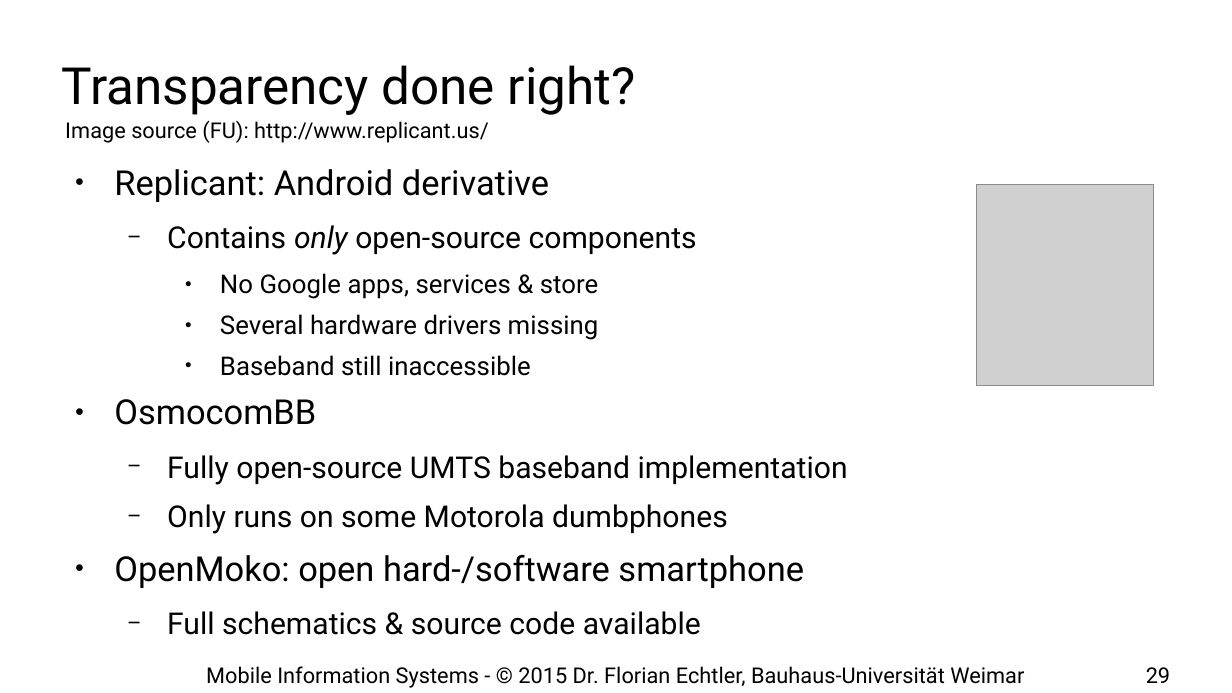
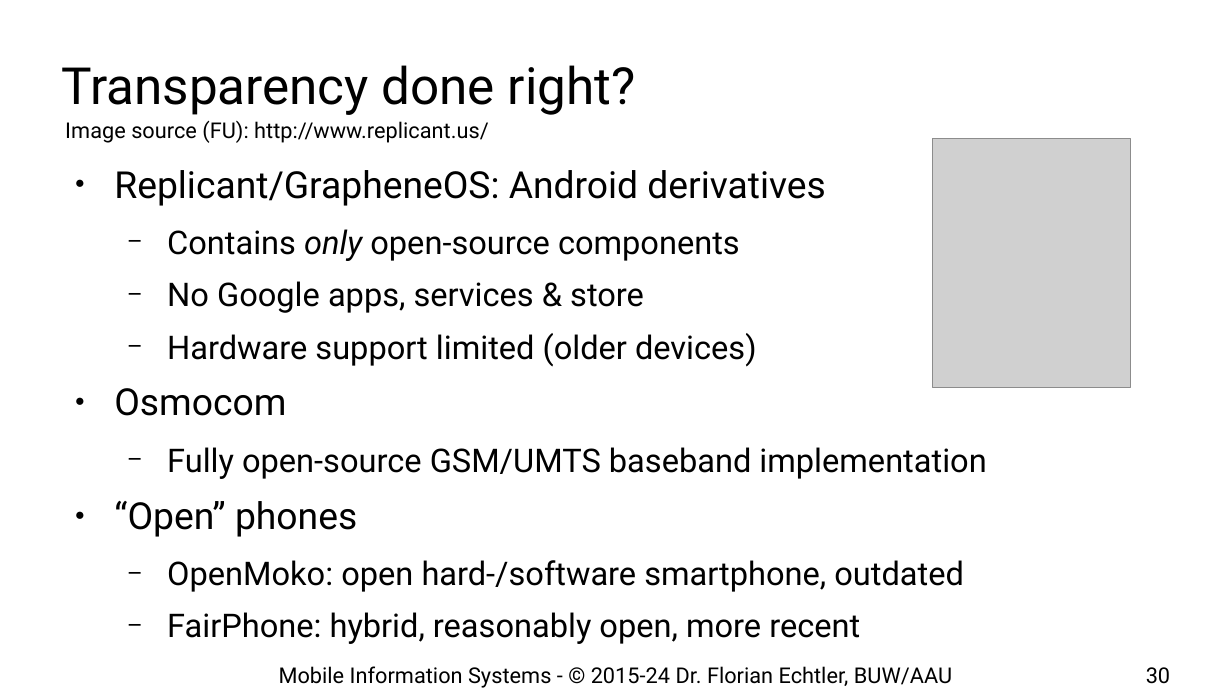
Before and after one commit to floe/mobile-information-systems, a slide deck: slide 30 of 07-privacy-security.odp (slide 29 before the commit). Drawn at 1232x693 pixels with LibreOffice and Linux fonts; fonts in the diff are those of the drawing; grey boxes stand for pictures; background and template pictures are left out. Boxes give left, top, right and bottom in pixels: in the first picture for what was removed or moved away, otherwise in the second. Text is boxed around its words. In the diff, an @@ line names an element or a change of style, - is before the commit and + after.

```diff
--- a/07-privacy-security.odp
+++ b/07-privacy-security.odp
@@ picture: place and size @@
-picture at bbox=[977, 184, 1154, 386]
+picture at bbox=[934, 139, 1131, 387]
@@ text at bbox=[114, 170, 825, 206]: text changed; size 22.2 to 24 pt @@
-● Replicant: Android derivative
+● Replicant/GrapheneOS: Android derivatives
@@ text at bbox=[167, 229, 740, 313]: size 19.4 to 21 pt in "Contains only open-source components"; size 16.6 to 21 pt in "No Google apps, services & store"; bullet ● to −; list level 3 to 2 in "No Google apps, services & ..." @@
@@ text at bbox=[114, 333, 986, 644]: text changed; size 19.4 to 21 pt @@
-    ● Several hardware drivers missing
-    ● Baseband still inaccessible
-● OsmocomBB
-  − Fully open-source UMTS baseband implementation
-  − Only runs on some Motorola dumbphones
-● OpenMoko: open hard-/software smartphone
-  − Full schematics & source code available
+  − Hardware support limited (older devices)
+● Osmocom
+  − Fully open-source GSM/UMTS baseband implementation
+● “Open” phones
+  − OpenMoko: open hard-/software smartphone, outdated
+  − FairPhone: hybrid, reasonably open, more recent
@@ text at bbox=[279, 666, 952, 688]: text changed @@
-Mobile Information Systems - © 2015 Dr. Florian Echtler, Bauhaus-Universität Weimar
+Mobile Information Systems - © 2015-24 Dr. Florian Echtler, BUW/AAU
@@ page number at bbox=[1146, 667, 1170, 684]: text changed @@
-29
+30
```
Also in this commit, not shown: 29 other slides changed, 1 slide added, 1 other file.
